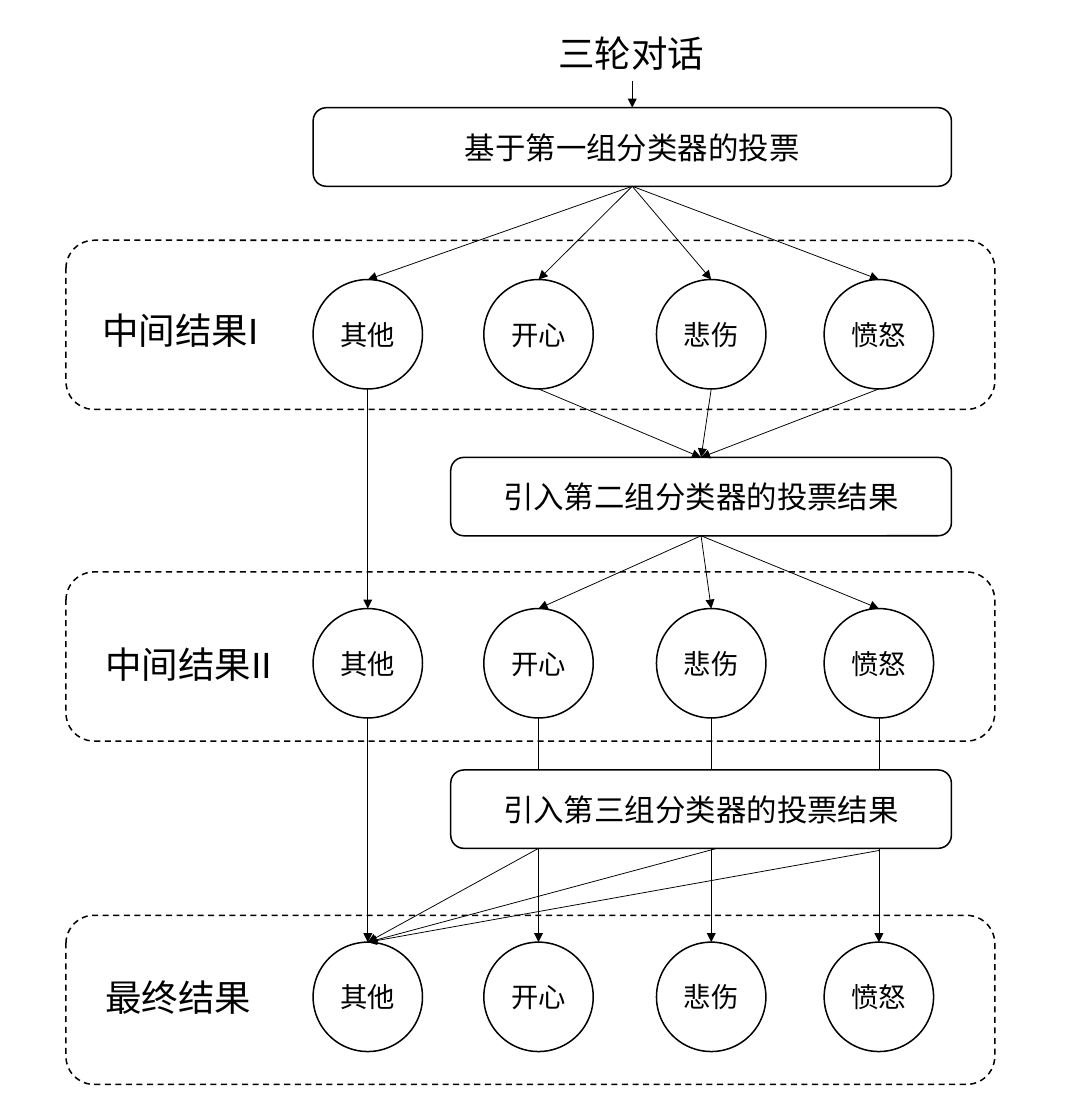
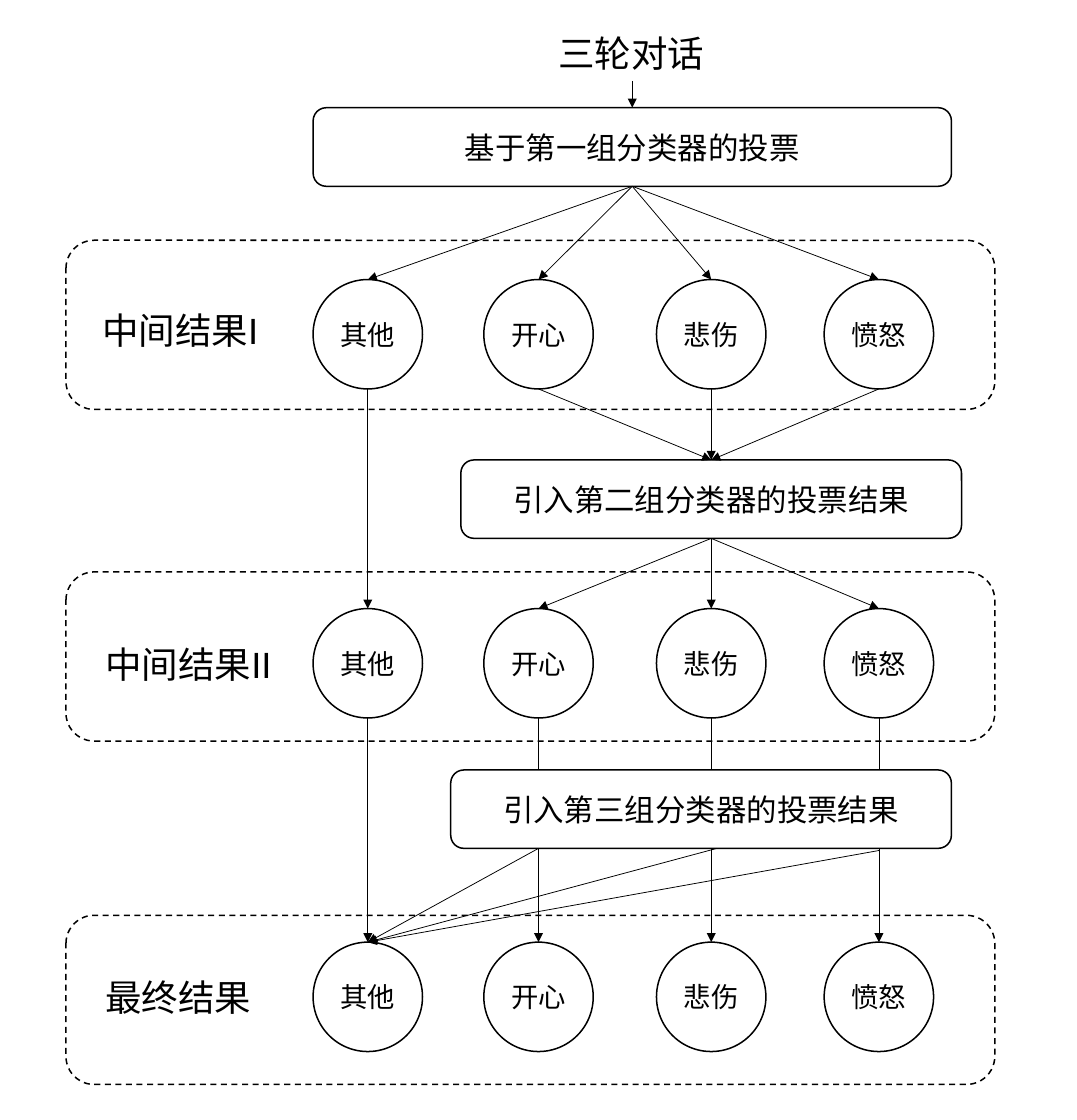
Before and after one commit to liangxh/grad2019, a slide deck: slide 1 of img/context_emo_system.pptx. Drawn at 1077x1120 pixels with LibreOffice and Linux fonts; fonts in the diff are those of the drawing. Boxes give left, top, right and bottom in pixels: in the first picture for what was removed or moved away, otherwise in the second. Text is boxed around its words. In the diff, an @@ line names an element or a change of style, - is before the commit and + after.

```diff
--- a/img/context_emo_system.pptx
+++ b/img/context_emo_system.pptx
@@ arrow moved from (538, 390) - (702, 458) to (538, 390) - (711, 460) @@
@@ arrow moved from (879, 390) - (702, 458) to (879, 390) - (711, 460) @@
@@ arrow moved from (711, 390) - (702, 458) to (711, 390) - (711, 460) @@
@@ rounded rectangle "引入第二组分类器的投票结果": place and size @@
-rounded rectangle "引入第二组分类器的投票结果" at [451,458,952,536]
+rounded rectangle "引入第二组分类器的投票结果" at [461,460,962,538]
@@ arrow moved from (702, 536) - (538, 609) to (711, 538) - (538, 609) @@
@@ arrow moved from (702, 536) - (879, 609) to (711, 538) - (879, 609) @@
@@ arrow moved from (702, 536) - (711, 609) to (711, 538) - (711, 609) @@
```
Also in this commit, not shown: 10 other files.
